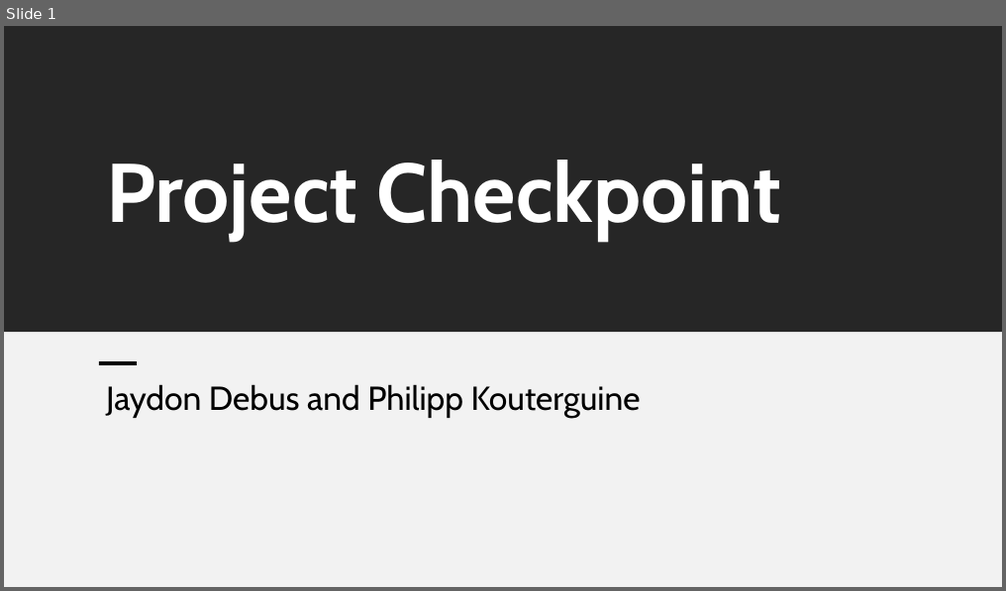
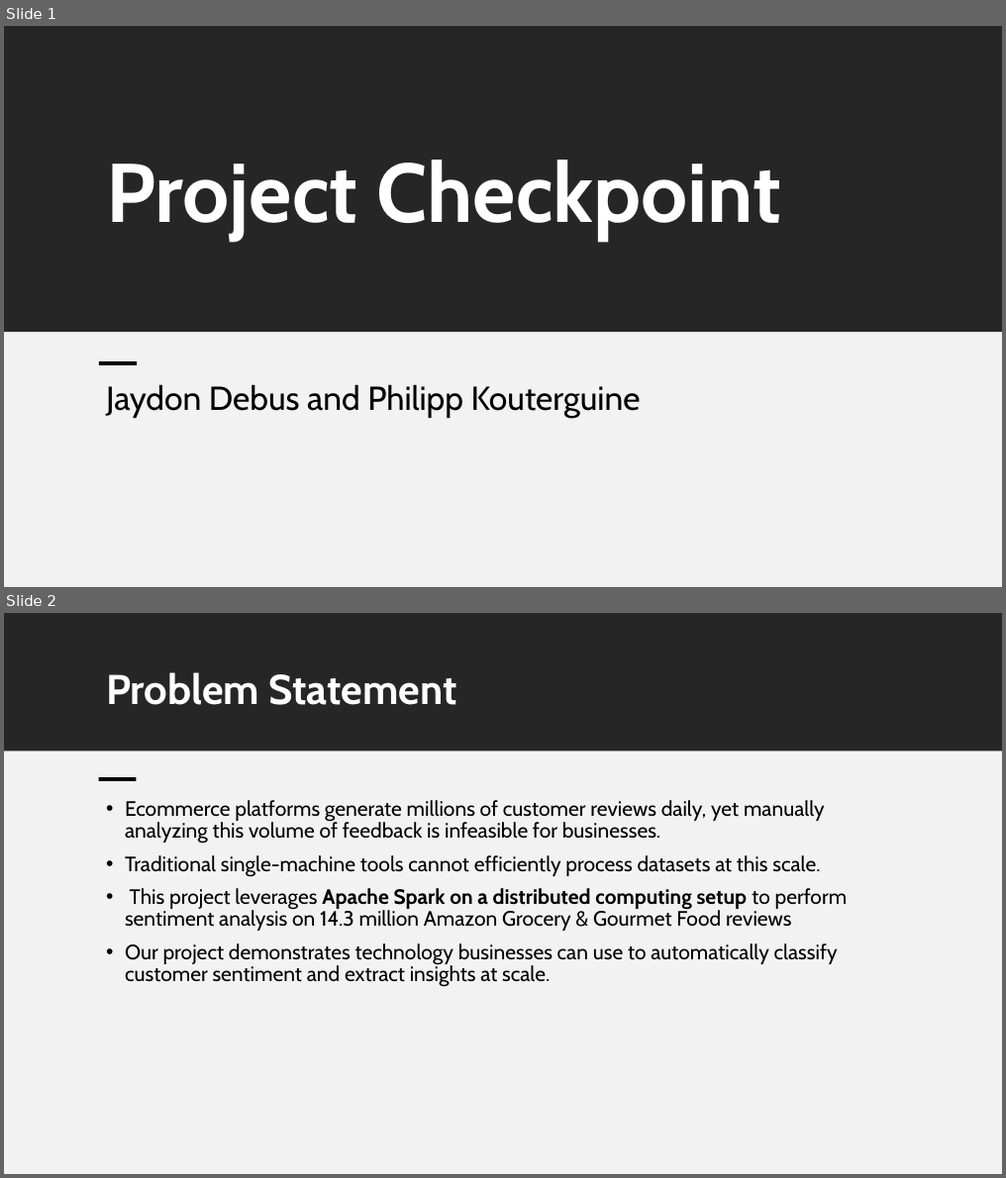
Before and after one commit to jayd2002/amazon-sentiment-spark, a slide deck: Checkpoint Presentation.pptx. Shown one above the other, each under a label of ours: slide 1 before the commit, slides 1 and 2 after it. The pictures are 1006x591 and 1006x1178 pixels, drawn with LibreOffice and Linux fonts; fonts in the diff are those of the drawing. Boxes give left, top, right and bottom in pixels: in the first picture for what was removed or moved away, otherwise in the second. Text is boxed around its words. In the diff, an @@ line names an element or a change of style, - is before the commit and + after.

Commit message:
Updated to include input() for review collection.

```diff
--- a/Checkpoint Presentation.pptx
+++ b/Checkpoint Presentation.pptx
@@ slide 2 added at <box>4,613,1002,1174</box>, background #FFFFFF @@
@@ rectangle added at <box>4,613,1002,751</box>, fill #262626 @@
@@ title added at <box>106,672,457,705</box>, 40 pt, text #FFFFFF, bold @@
+Problem Statement
@@ rectangle added at <box>4,752,1002,1174</box>, fill #F2F2F2 @@
@@ rectangle added at <box>99,777,137,781</box>, fill #000000 @@
@@ text added at <box>125,800,847,987</box>, 20 pt, text #000000 @@
+• Ecommerce platforms generate millions of customer reviews daily, yet manually analyzing this volume of feedback is infeasible for businesses.
+• Traditional single-machine tools cannot efficiently process datasets at this scale.
+• This project leverages Apache Spark on a distributed computing setup to perform sentiment analysis on 14.3 million Amazon Grocery & Gourmet Food reviews
+• Our project demonstrates technology businesses can use to automatically classify customer sentiment and extract insights at scale.
```
Also in this commit, not shown: 4 slides changed, 2 other slides added, 3 other files.
